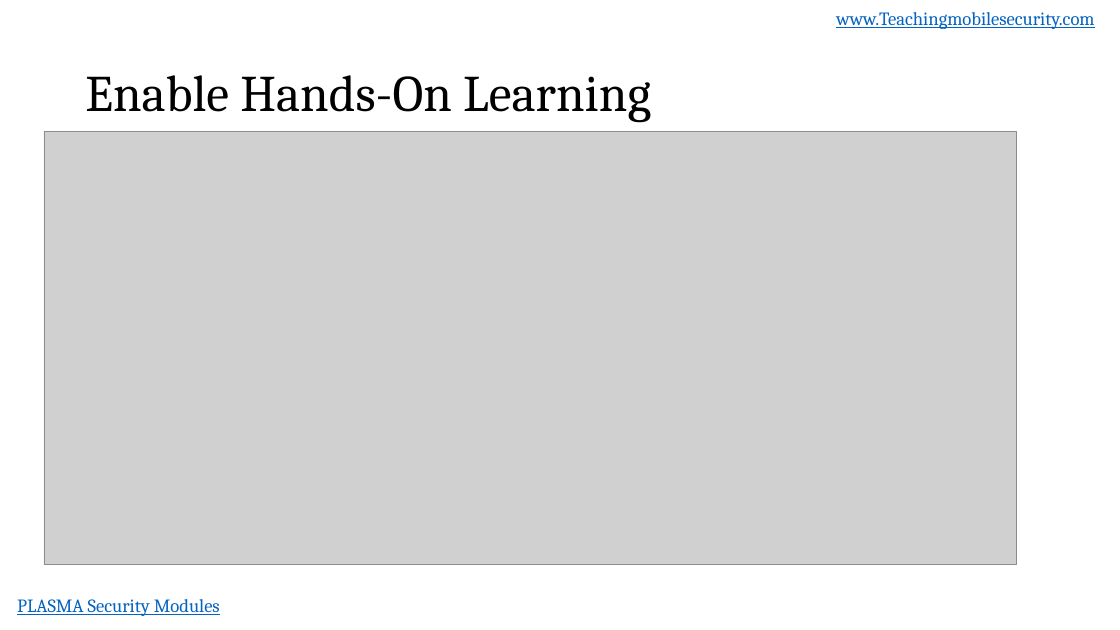
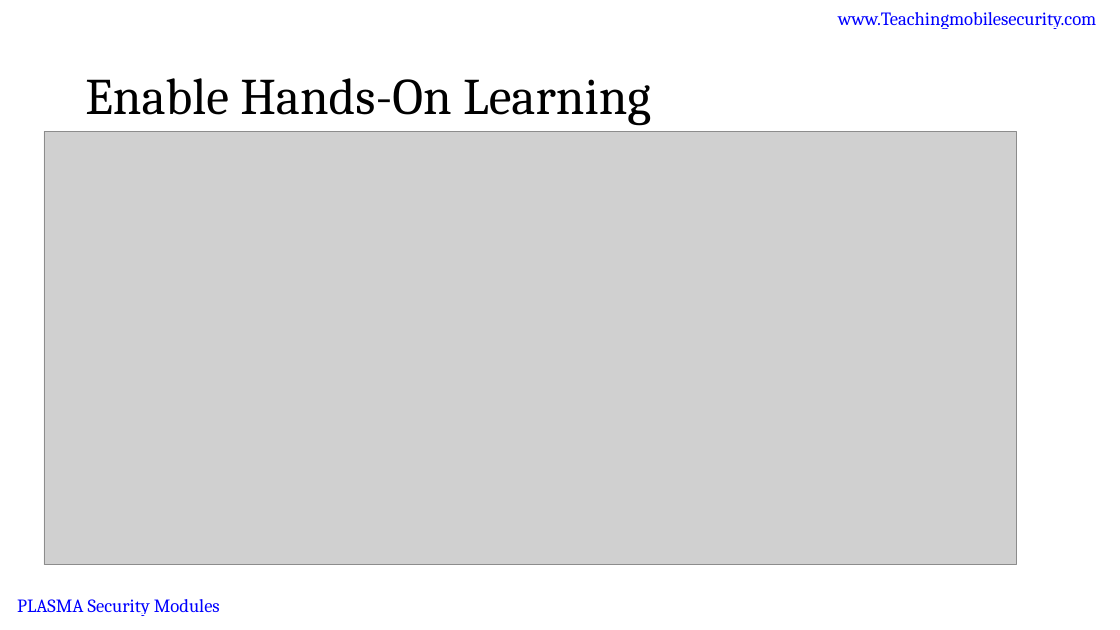
Before and after one commit to dan7800/VulnerableAndroidAppOracle, a slide deck: slide 6 of Vulnerabilities/ActivityIntro/ActivityIntro.pptx (slide 5 before the commit). Drawn at 1120x630 pixels with LibreOffice and Linux fonts; fonts in the diff are those of the drawing; grey boxes stand for pictures; background and template pictures are left out. Boxes give left, top, right and bottom in pixels: in the first picture for what was removed or moved away, otherwise in the second. Text is boxed around its words. In the diff, an @@ line names an element or a change of style, - is before the commit and + after.

```diff
--- a/Vulnerabilities/ActivityIntro/ActivityIntro.pptx
+++ b/Vulnerabilities/ActivityIntro/ActivityIntro.pptx
@@ text "www.Teachingmobilesecurity.com" at (x1=838, y1=12, x2=1096, y2=29): text colour #0563C1 to #0000FF @@
@@ text "Enable Hands-On Learning" at (x1=85, y1=78, x2=651, y2=126): line spacing 0.9 to 1 @@
@@ text "PLASMA Security Modules" at (x1=17, y1=599, x2=220, y2=616): text colour #0563C1 to #0000FF @@
```
Also in this commit, not shown: 5 other slides changed, 1 slide added.
